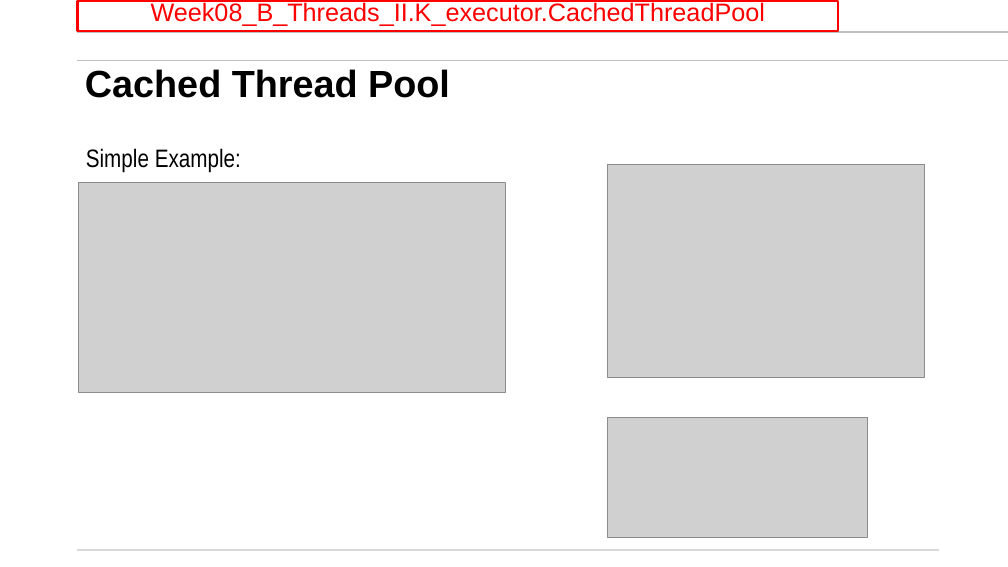
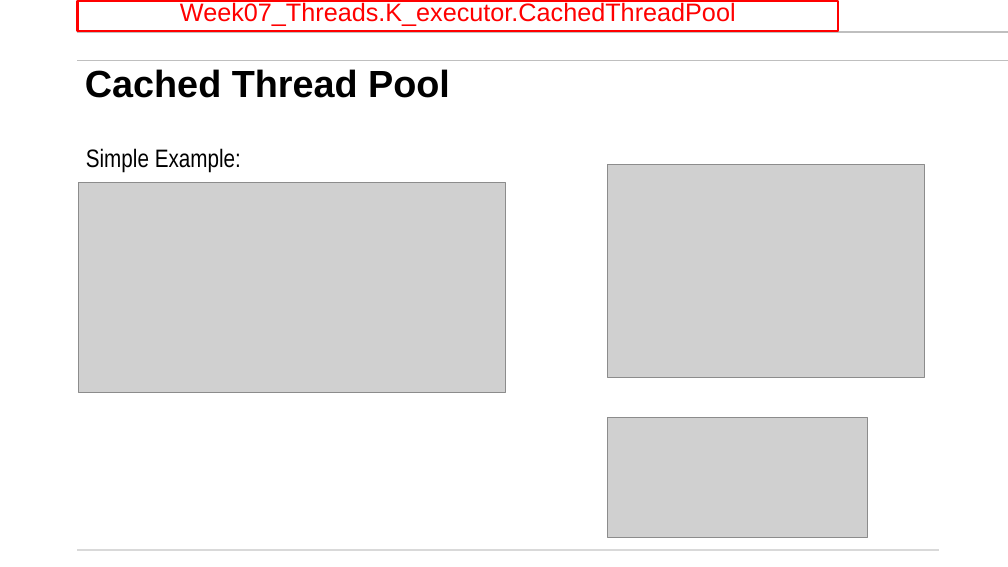
Before and after one commit to mikegrace2/CSEN160-Fall2026-Course-Website, a slide deck: slide 14 of lectures/Week07_Miscellaneuos/1_Threads_ExecutorService_V4.pptx. Drawn at 1008x567 pixels with LibreOffice and Linux fonts; fonts in the diff are those of the drawing; grey boxes stand for pictures; background and template pictures are left out. Boxes give left, top, right and bottom in pixels: in the first picture for what was removed or moved away, otherwise in the second. Text is boxed around its words. In the diff, an @@ line names an element or a change of style, - is before the commit and + after.

```diff
--- a/lectures/Week07_Miscellaneuos/1_Threads_ExecutorService_V4.pptx
+++ b/lectures/Week07_Miscellaneuos/1_Threads_ExecutorService_V4.pptx
@@ text in rectangle at [180, 1, 736, 26]: text changed @@
-Week08_B_Threads_II.K_executor.CachedThreadPool
+Week07_Threads.K_executor.CachedThreadPool
```
Also in this commit, not shown: 4 other slides changed, 1 other file.
